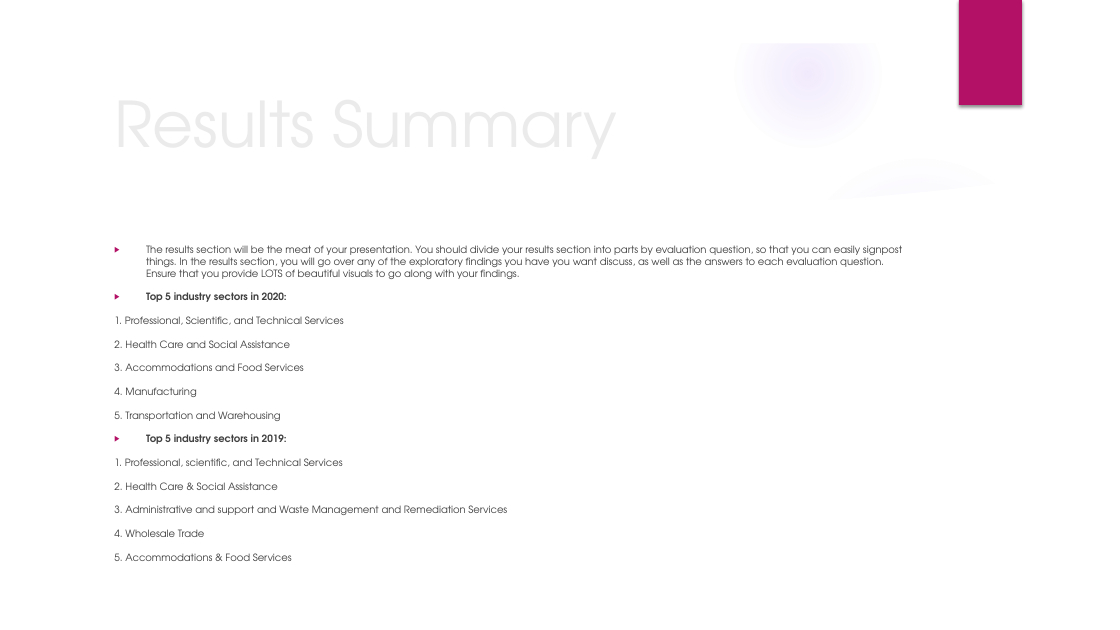
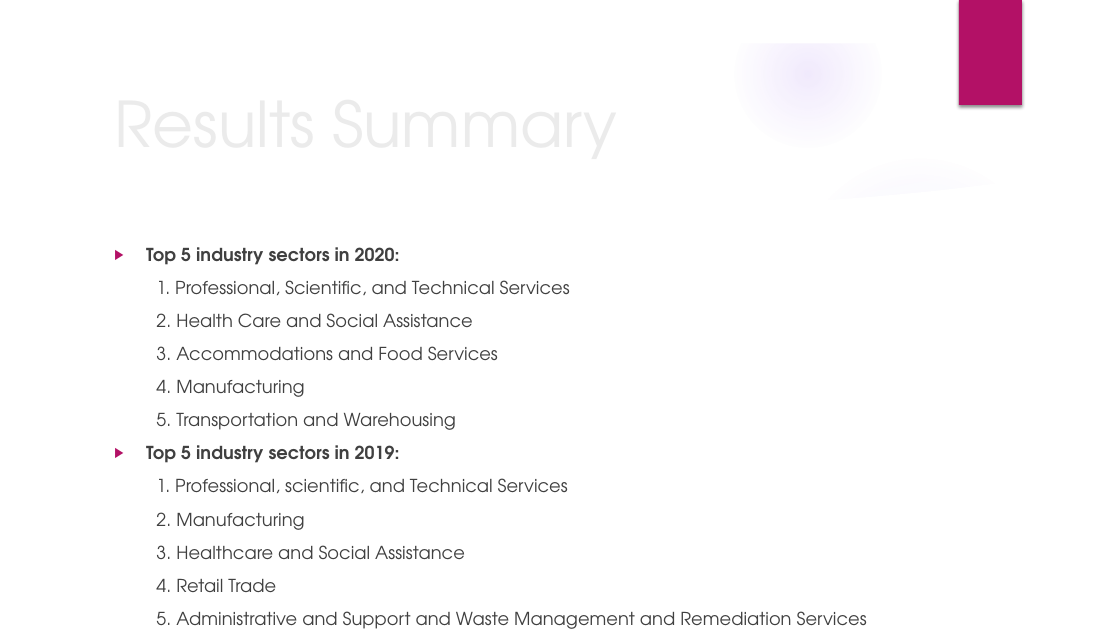
Before and after one commit to janolos/Team-WIB, a slide deck: slide 19 of Women In Business Presentation.pptx. Drawn at 1120x630 pixels with LibreOffice and Linux fonts; fonts in the diff are those of the drawing; background and template pictures are left out. Boxes give left, top, right and bottom in pixels: in the first picture for what was removed or moved away, otherwise in the second. Text is boxed around its words. In the diff, an @@ line names an element or a change of style, - is before the commit and + after.

```diff
--- a/Women In Business Presentation.pptx
+++ b/Women In Business Presentation.pptx
@@ text at <box>146,245,902,279</box>: paragraph removed @@
-▶ The results section will be the meat of your presentation. You should divide your results section into parts by evaluation question, so that you can easily signpost things. In the results section, you will go over any of the exploratory findings you have you want discuss, as well as the answers to each evaluation question. Ensure that you provide LOTS of beautiful visuals to go along with your findings.
@@ text at <box>146,247,570,493</box>: size 8.6 to 15.3 pt in "Top 5 industry sectors in 2020:", "1. Professional, Scientific, and Technical Services", "2. Health Care and Social Assistance", "3. Accommodations and Food Services" and 4 more places @@
@@ text at <box>156,512,867,629</box>: text changed; size 8.6 to 15.3 pt @@
-2. Health Care & Social Assistance
-3. Administrative and support and Waste Management and Remediation Services
-4. Wholesale Trade
-5. Accommodations & Food Services
+2. Manufacturing
+3. Healthcare and Social Assistance
+4. Retail Trade
+5. Administrative and Support and Waste Management and Remediation Services
```
Also in this commit, not shown: 7 other slides changed, 4 slides added, 1 slide removed.
